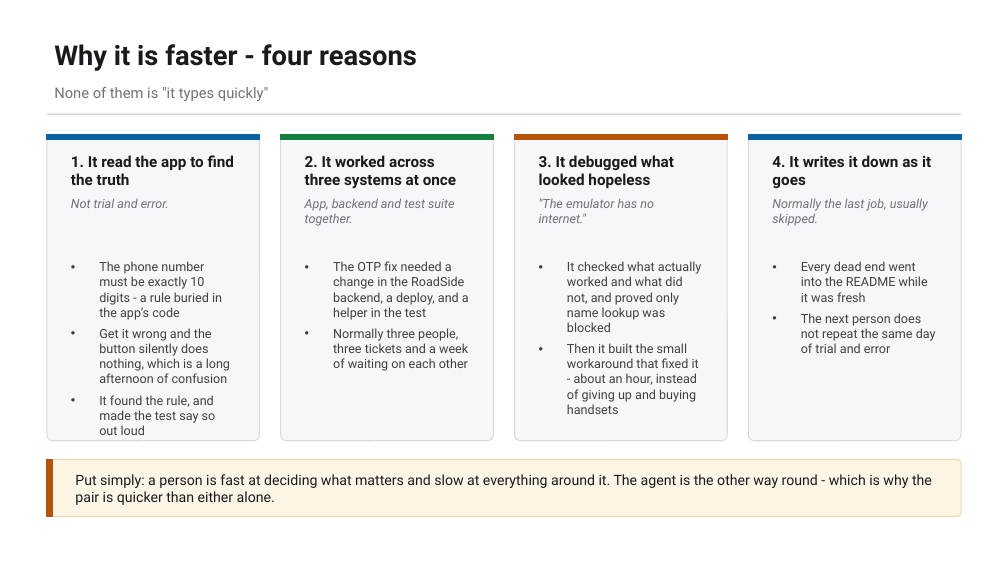
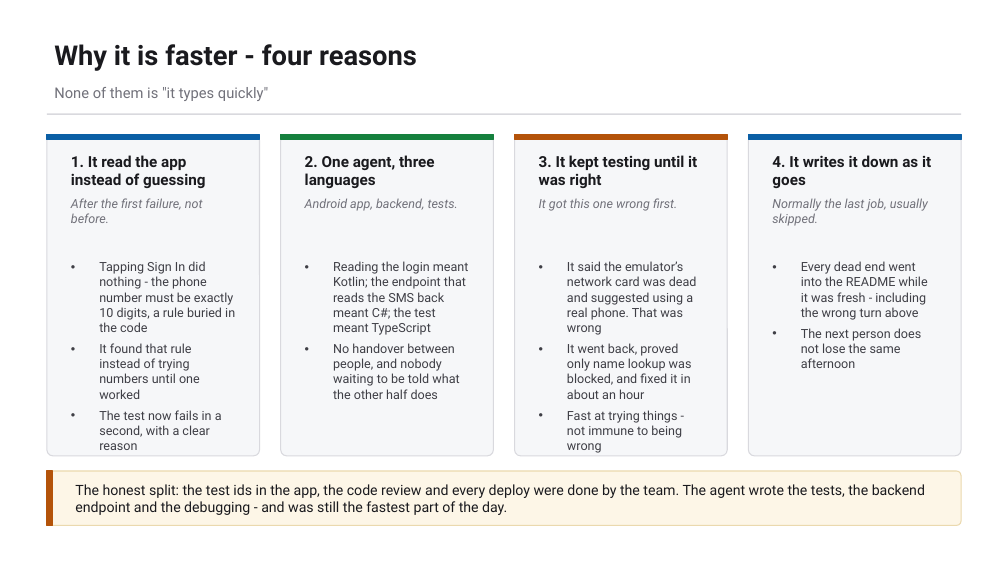
Before and after one commit to bulubuloa/AS.APAC.AI.Workshop, a slide deck: slide 12 of presentations/Mobile_Test_Automation_Appium.pptx. Drawn at 1008x567 pixels with LibreOffice and Linux fonts; fonts in the diff are those of the drawing. Boxes give left, top, right and bottom in pixels: in the first picture for what was removed or moved away, otherwise in the second. Text is boxed around its words. In the diff, an @@ line names an element or a change of style, - is before the commit and + after.

Commit message:
Mobile deck: correct the AI claims - credit the team's work and own the wrong diagnosis

```diff
--- a/presentations/Mobile_Test_Automation_Appium.pptx
+++ b/presentations/Mobile_Test_Automation_Appium.pptx
@@ rounded rectangle: place and size @@
-rounded rectangle at box(47, 135, 259, 441)
+rounded rectangle at box(47, 135, 259, 456)
@@ rounded rectangle: place and size @@
-rounded rectangle at box(281, 135, 493, 441)
+rounded rectangle at box(281, 135, 493, 456)
@@ rounded rectangle: place and size @@
-rounded rectangle at box(515, 135, 727, 441)
+rounded rectangle at box(515, 135, 727, 456)
@@ rounded rectangle: place and size @@
-rounded rectangle at box(749, 135, 961, 441)
+rounded rectangle at box(749, 135, 961, 456)
@@ text at box(71, 155, 205, 188): text changed @@
-1. It read the app to find the truth
+1. It read the app instead of guessing
@@ text at box(305, 155, 435, 188): text changed @@
-2. It worked across three systems at once
+2. One agent, three languages
@@ text at box(539, 155, 697, 188): text changed @@
-3. It debugged what looked hopeless
+3. It kept testing until it was right
@@ text at box(71, 198, 203, 223): text changed @@
-Not trial and error.
+After the first failure, not before.
@@ text at box(305, 198, 458, 211): text changed @@
-App, backend and test suite together.
+Android app, backend, tests.
@@ text at box(539, 198, 677, 211): text changed @@
-"The emulator has no internet."
+It got this one wrong first.
@@ text at box(99, 261, 235, 450): text changed @@
-• The phone number must be exactly 10 digits - a rule buried in the app’s code
-• Get it wrong and the button silently does nothing, which is a long afternoon of confusion
-• It found the rule, and made the test say so out loud
+• Tapping Sign In did nothing - the phone number must be exactly 10 digits, a rule buried in the code
+• It found that rule instead of trying numbers until one worked
+• The test now fails in a second, with a clear reason
@@ text at box(333, 261, 469, 399): text changed @@
-• The OTP fix needed a change in the RoadSide backend, a deploy, and a helper in the test
-• Normally three people, three tickets and a week of waiting on each other
+• Reading the login meant Kotlin; the endpoint that reads the SMS back meant C#; the test meant TypeScript
+• No handover between people, and nobody waiting to be told what the other half does
@@ text at box(567, 261, 697, 453): text changed @@
-• It checked what actually worked and what did not, and proved only name lookup was blocked
-• Then it built the small workaround that fixed it - about an hour, instead of giving up and buying handsets
+• It said the emulator’s network card was dead and suggested using a real phone. That was wrong
+• It went back, proved only name lookup was blocked, and fixed it in about an hour
+• Fast at trying things - not immune to being wrong
@@ text at box(801, 261, 928, 368): text changed @@
-• Every dead end went into the README while it was fresh
-• The next person does not repeat the same day of trial and error
+• Every dead end went into the README while it was fresh - including the wrong turn above
+• The next person does not lose the same afternoon
@@ rounded rectangle: place and size @@
-rounded rectangle at box(47, 460, 961, 516)
+rounded rectangle at box(47, 471, 961, 526)
@@ rectangle: place and size @@
-rectangle at box(47, 460, 52, 516)
+rectangle at box(47, 471, 52, 526)
@@ rounded rectangle at box(47, 471, 961, 526): proportions changed @@
@@ text at box(75, 484, 925, 515): text changed @@
-Put simply: a person is fast at deciding what matters and slow at everything around it. The agent is the other way round - which is why the pair is quicker than either alone.
+The honest split: the test ids in the app, the code review and every deploy were done by the team. The agent wrote the tests, the backend endpoint and the debugging - and was still the fastest part of the day.
```
Also in this commit, not shown: 1 other slide changed, 1 other file.
